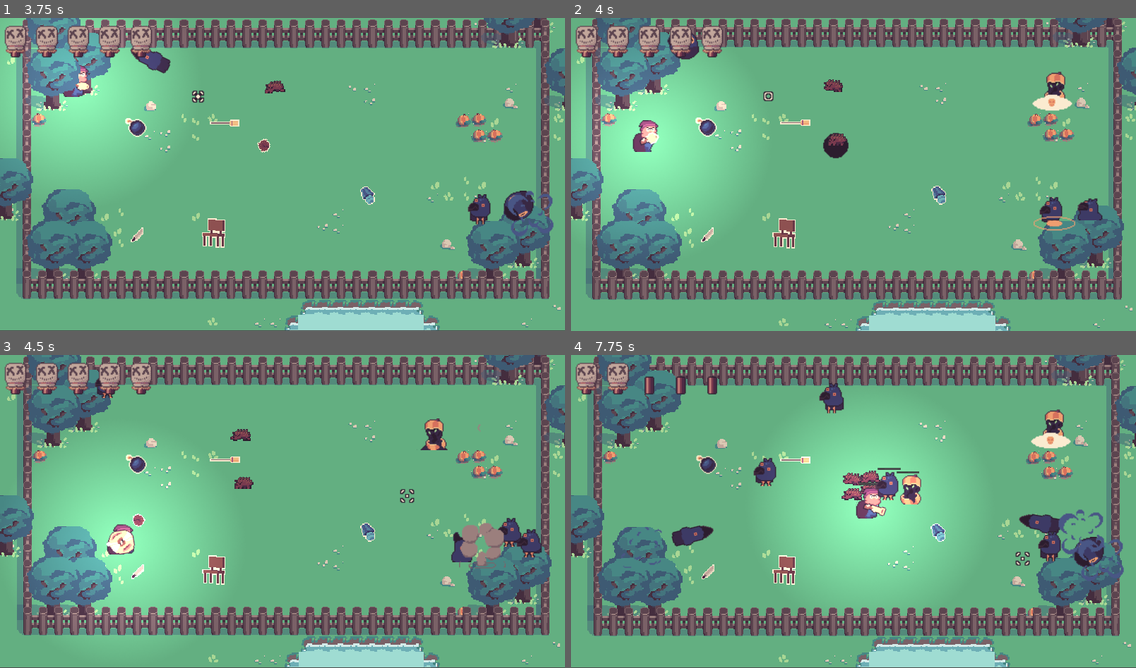
Above: before the commit, frames 1-4 (two rows, left to right).
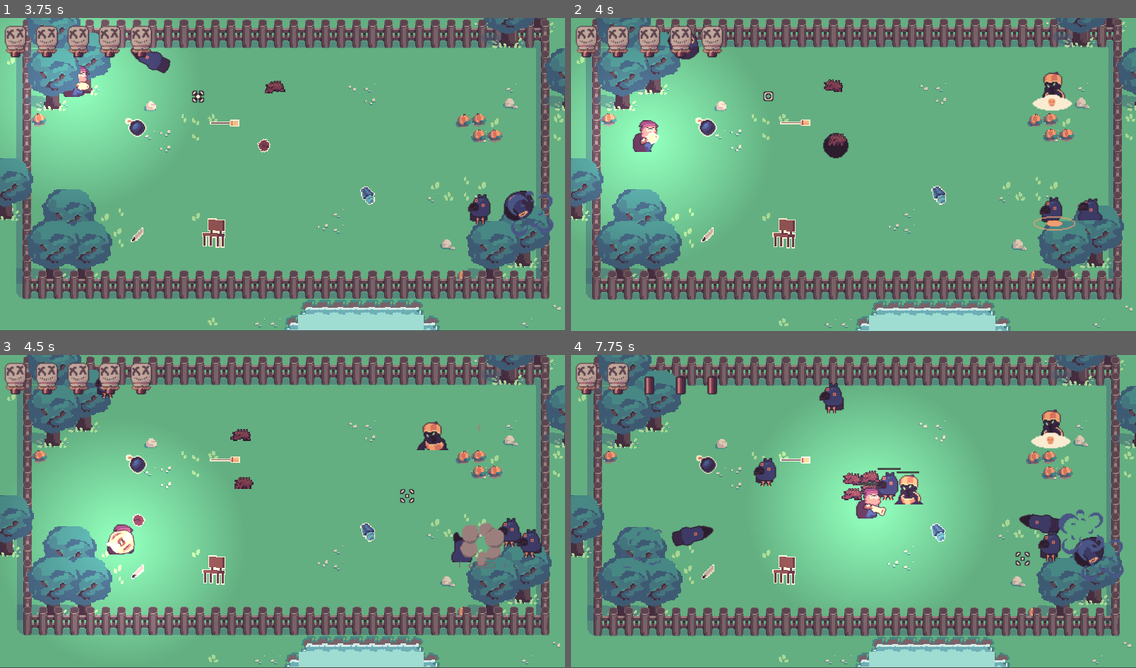
Above: after the commit, the same moments.

Repository: OceanBoy612/BrackeysJam2021
Game: Godot game, scene res://Code/World.tscn
The game is run twice, just before and just after one commit, with the same random seed, the same clock (stepped at 60 frames per second) and the same inputs.
Inputs (mouse positions are in pixels of both pictures, inside the frame that each line leads up to):
- Up to frame 1 (3.75 s): move the mouse to (254, 237) at 0.52 s; press the mouse at (254, 237) at 0.53 s; hold Up (ui_up) 0.53-2.03 s; move the mouse to (452, 221) at 1.27 s; release the mouse at (452, 221) at 1.28 s; click (452, 221) at 1.35 s; move the mouse to (113, 127) at 2.02 s; press the mouse at (113, 127) at 2.03 s; hold Left (ui_left) 2.03-3.53 s; move the mouse to (310, 174) at 2.77 s; release the mouse at (310, 174) at 2.78 s; click (310, 174) at 2.85 s; move the mouse to (197, 96) at 3.52 s; press the mouse at (197, 96) at 3.53 s; hold Down (ui_down) from 3.53 s (still down)
- Up to frame 2 (4 s): keep holding Down (ui_down)
- Up to frame 3 (4.5 s): move the mouse to (406, 495) at 4.27 s; release Down (ui_down) at 4.28 s; release the mouse at (406, 495) at 4.28 s; hold Right (ui_right) from 4.28 s (still down); click (406, 495) at 4.35 s
- Up to frame 4 (7.75 s): move the mouse to (740, 527) at 5.02 s; release Right (ui_right) at 5.03 s; press the mouse at (740, 527) at 5.03 s; hold Up (ui_up) 5.03-5.78 s; move the mouse to (910, 442) at 5.77 s; release the mouse at (910, 442) at 5.78 s; hold Right (ui_right) from 5.78 s (still down); click (910, 442) at 5.85 s; move the mouse to (825, 574) at 6.52 s; press the mouse at (825, 574) at 6.53 s; move the mouse to (1023, 558) at 7.27 s; release the mouse at (1023, 558) at 7.28 s; click (1023, 558) at 7.35 s

Frame 1 is identical in both runs. In frame 2, 0.2% of the frame differs, in the area x 83-88%, y 17-26%; in frame 3, 0.3%; in frame 4, 0.4%, in the area x 57-88%, y 17-48%.

Commit message:
Added slash animation

Diff:
--- a/src/Art/Spriteframes/Pumpkiller_spriteframes.tres
+++ b/src/Art/Spriteframes/Pumpkiller_spriteframes.tres
@@ -1,74 +1,83 @@
-[gd_resource type="SpriteFrames" load_steps=27 format=2]
+[gd_resource type="SpriteFrames" load_steps=28 format=2]
 
 [ext_resource path="res://Art/Pngs/Pumpkiller walk-Sheet.png" type="Texture" id=1]
 [ext_resource path="res://Art/Pngs/Pumpkiller dead-Sheet.png" type="Texture" id=2]
+[ext_resource path="res://Art/Pngs/Pumpkiller attack-Sheet.png" type="Texture" id=3]
 
 [sub_resource type="AtlasTexture" id=1]
+flags = 4
+atlas = ExtResource( 3 )
+region = Rect2( 0, 0, 48, 32 )
+
+[sub_resource type="AtlasTexture" id=2]
+flags = 4
+atlas = ExtResource( 3 )
+region = Rect2( 48, 0, 48, 32 )
+
+[sub_resource type="AtlasTexture" id=3]
+flags = 4
+atlas = ExtResource( 3 )
+region = Rect2( 96, 0, 48, 32 )
+
+[sub_resource type="AtlasTexture" id=4]
+flags = 4
+atlas = ExtResource( 3 )
+region = Rect2( 144, 0, 48, 32 )
+
+[sub_resource type="AtlasTexture" id=5]
+flags = 4
+atlas = ExtResource( 3 )
+region = Rect2( 192, 0, 48, 32 )
+
+[sub_resource type="AtlasTexture" id=6]
+flags = 4
+atlas = ExtResource( 3 )
+region = Rect2( 240, 0, 48, 32 )
+
+[sub_resource type="AtlasTexture" id=7]
+flags = 4
+atlas = ExtResource( 3 )
+region = Rect2( 288, 0, 48, 32 )
+
+[sub_resource type="AtlasTexture" id=8]
+flags = 4
+atlas = ExtResource( 1 )
+region = Rect2( 192, 0, 32, 32 )
+
+[sub_resource type="AtlasTexture" id=9]
+flags = 4
+atlas = ExtResource( 1 )
+region = Rect2( 224, 0, 32, 32 )
+
+[sub_resource type="AtlasTexture" id=10]
 flags = 4
 atlas = ExtResource( 2 )
 region = Rect2( 160, 0, 32, 32 )
 
-[sub_resource type="AtlasTexture" id=2]
+[sub_resource type="AtlasTexture" id=11]
 flags = 4
 atlas = ExtResource( 2 )
 region = Rect2( 0, 0, 32, 32 )
 
-[sub_resource type="AtlasTexture" id=3]
+[sub_resource type="AtlasTexture" id=12]
 flags = 4
 atlas = ExtResource( 2 )
 region = Rect2( 32, 0, 32, 32 )
 
-[sub_resource type="AtlasTexture" id=4]
+[sub_resource type="AtlasTexture" id=13]
 flags = 4
 atlas = ExtResource( 2 )
 region = Rect2( 64, 0, 32, 32 )
 
-[sub_resource type="AtlasTexture" id=5]
+[sub_resource type="AtlasTexture" id=14]
 flags = 4
 atlas = ExtResource( 2 )
 region = Rect2( 96, 0, 32, 32 )
 
-[sub_resource type="AtlasTexture" id=6]
+[sub_resource type="AtlasTexture" id=15]
 flags = 4
 atlas = ExtResource( 2 )
 region = Rect2( 128, 0, 32, 32 )
-
-[sub_resource type="AtlasTexture" id=7]
-flags = 4
-atlas = ExtResource( 2 )
-region = Rect2( 160, 0, 32, 32 )
-
-[sub_resource type="AtlasTexture" id=8]
-atlas = ExtResource( 1 )
-region = Rect2( 64, 0, 32, 32 )
-
-[sub_resource type="AtlasTexture" id=9]
-atlas = ExtResource( 1 )
-region = Rect2( 96, 0, 32, 32 )
-
-[sub_resource type="AtlasTexture" id=10]
-atlas = ExtResource( 1 )
-region = Rect2( 128, 0, 32, 32 )
-
-[sub_resource type="AtlasTexture" id=11]
-atlas = ExtResource( 1 )
-region = Rect2( 160, 0, 32, 32 )
-
-[sub_resource type="AtlasTexture" id=12]
-atlas = ExtResource( 1 )
-region = Rect2( 192, 0, 32, 32 )
-
-[sub_resource type="AtlasTexture" id=13]
-atlas = ExtResource( 1 )
-region = Rect2( 224, 0, 32, 32 )
-
-[sub_resource type="AtlasTexture" id=14]
-atlas = ExtResource( 1 )
-region = Rect2( 192, 0, 32, 32 )
-
-[sub_resource type="AtlasTexture" id=15]
-atlas = ExtResource( 1 )
-region = Rect2( 224, 0, 32, 32 )
 
 [sub_resource type="AtlasTexture" id=16]
 flags = 4
@@ -77,41 +86,43 @@
 
 [sub_resource type="AtlasTexture" id=17]
 flags = 4
-atlas = ExtResource( 2 )
-region = Rect2( 0, 0, 32, 32 )
+atlas = ExtResource( 3 )
+region = Rect2( 336, 0, 48, 32 )
 
 [sub_resource type="AtlasTexture" id=18]
 flags = 4
-atlas = ExtResource( 2 )
-region = Rect2( 32, 0, 32, 32 )
+atlas = ExtResource( 3 )
+region = Rect2( 384, 0, 48, 32 )
 
 [sub_resource type="AtlasTexture" id=19]
 flags = 4
-atlas = ExtResource( 2 )
-region = Rect2( 64, 0, 32, 32 )
+atlas = ExtResource( 1 )
+region = Rect2( 0, 0, 32, 32 )
 
 [sub_resource type="AtlasTexture" id=20]
 flags = 4
-atlas = ExtResource( 2 )
-region = Rect2( 96, 0, 32, 32 )
+atlas = ExtResource( 1 )
+region = Rect2( 32, 0, 32, 32 )
 
 [sub_resource type="AtlasTexture" id=21]
 flags = 4
-atlas = ExtResource( 2 )
-region = Rect2( 128, 0, 32, 32 )
+atlas = ExtResource( 1 )
+region = Rect2( 64, 0, 32, 32 )
 
 [sub_resource type="AtlasTexture" id=22]
 flags = 4
-atlas = ExtResource( 2 )
-region = Rect2( 160, 0, 32, 32 )
+atlas = ExtResource( 1 )
+region = Rect2( 96, 0, 32, 32 )
 
 [sub_resource type="AtlasTexture" id=23]
+flags = 4
 atlas = ExtResource( 1 )
-region = Rect2( 0, 0, 32, 32 )
+region = Rect2( 128, 0, 32, 32 )
 
 [sub_resource type="AtlasTexture" id=24]
+flags = 4
 atlas = ExtResource( 1 )
-region = Rect2( 32, 0, 32, 32 )
+region = Rect2( 160, 0, 32, 32 )
 
 [resource]
 animations = [ {
@@ -125,13 +136,13 @@
 "name": "Die",
 "speed": 18.0
 }, {
-"frames": [ SubResource( 8 ), SubResource( 9 ), SubResource( 10 ), SubResource( 11 ), SubResource( 12 ), SubResource( 13 ), SubResource( 14 ), SubResource( 15 ) ],
+"frames": [ SubResource( 8 ), SubResource( 9 ), SubResource( 10 ), SubResource( 11 ), SubResource( 12 ), SubResource( 13 ), SubResource( 14 ), SubResource( 15 ), SubResource( 16 ) ],
+"loop": true,
+"name": "Attack",
+"speed": 15.0
+}, {
+"frames": [ SubResource( 17 ), SubResource( 18 ), SubResource( 19 ), SubResource( 20 ), SubResource( 21 ), SubResource( 22 ), SubResource( 23 ), SubResource( 24 ) ],
 "loop": true,
 "name": "Walk",
 "speed": 15.0
-}, {
-"frames": [ SubResource( 16 ), SubResource( 17 ), SubResource( 18 ), SubResource( 19 ), SubResource( 20 ), SubResource( 21 ), SubResource( 22 ), SubResource( 23 ), SubResource( 24 ) ],
-"loop": true,
-"name": "Attack",
-"speed": 15.0
 } ]
--- /dev/null
+++ b/src/Art/Spriteframes/Slash_spriteframes.tres
@@ -0,0 +1,46 @@
+[gd_resource type="SpriteFrames" load_steps=9 format=2]
+
+[ext_resource path="res://Art/Pngs/Pumpkiller slash-Sheet.png" type="Texture" id=1]
+
+[sub_resource type="AtlasTexture" id=1]
+flags = 4
+atlas = ExtResource( 1 )
+region = Rect2( 0, 0, 32, 32 )
+
+[sub_resource type="AtlasTexture" id=2]
+flags = 4
+atlas = ExtResource( 1 )
+region = Rect2( 32, 0, 32, 32 )
+
+[sub_resource type="AtlasTexture" id=3]
+flags = 4
+atlas = ExtResource( 1 )
+region = Rect2( 64, 0, 32, 32 )
+
+[sub_resource type="AtlasTexture" id=4]
+flags = 4
+atlas = ExtResource( 1 )
+region = Rect2( 96, 0, 32, 32 )
+
+[sub_resource type="AtlasTexture" id=5]
+flags = 4
+atlas = ExtResource( 1 )
+region = Rect2( 128, 0, 32, 32 )
+
+[sub_resource type="AtlasTexture" id=6]
+flags = 4
+atlas = ExtResource( 1 )
+region = Rect2( 160, 0, 32, 32 )
+
+[sub_resource type="AtlasTexture" id=7]
+flags = 4
+atlas = ExtResource( 1 )
+region = Rect2( 192, 0, 32, 32 )
+
+[resource]
+animations = [ {
+"frames": [ SubResource( 1 ), SubResource( 2 ), SubResource( 3 ), SubResource( 4 ), SubResource( 5 ), SubResource( 6 ), SubResource( 7 ) ],
+"loop": false,
+"name": "Idle",
+"speed": 20.0
+} ]
